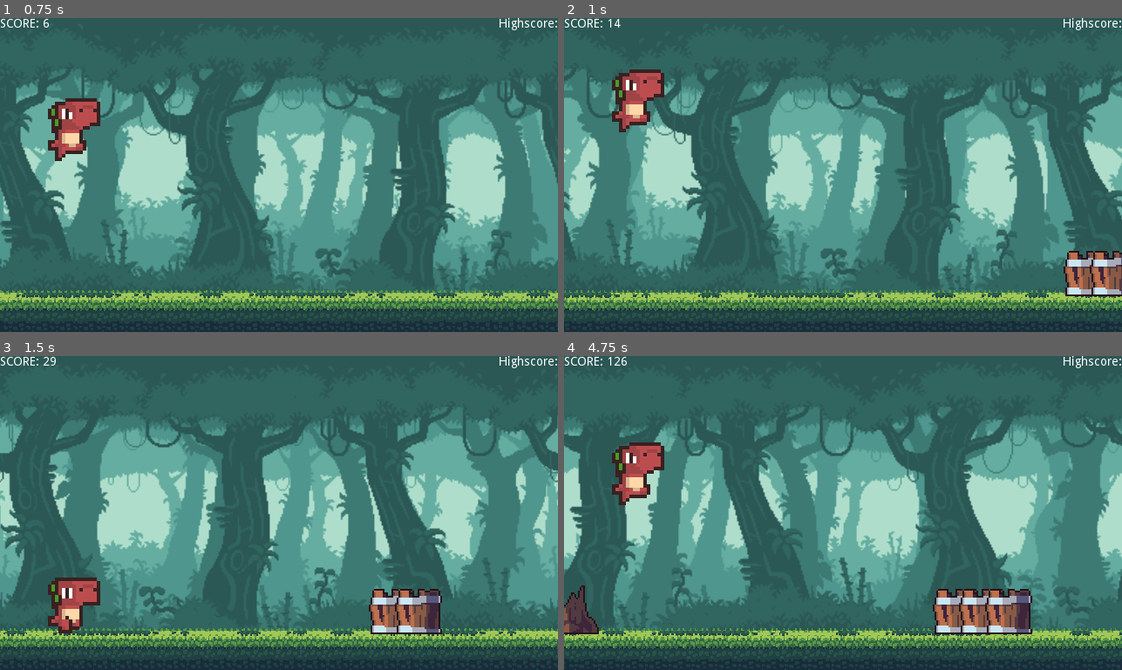
Above: before the commit, frames 1-4 (two rows, left to right).
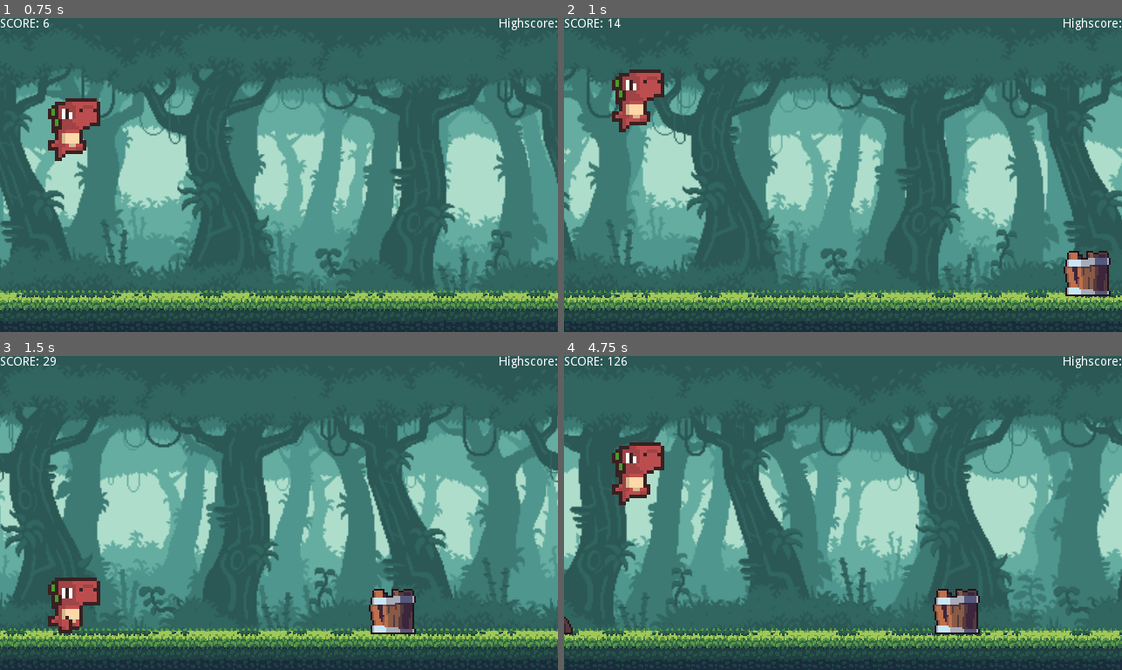
Above: after the commit, the same moments.

Repository: thepaulster/prototype
Game: Godot game, scene res://Scenes/Main.tscn
Same seed, same stepped clock (60 frames per second), same inputs: the game is played once before the commit and once after it.
Inputs:
- Up to frame 1 (0.75 s): tap Space at 0.5 s
- Up to frame 2 (1 s): tap Enter (ui_accept) at 0.77 s
- Up to frame 3 (1.5 s): no input
- Up to frame 4 (4.75 s): tap Enter (ui_accept) at 1.52, 3.02, 3.77, 4.52 s; hold Down (ui_down) 2.03-2.78 s; hold Down (ui_down) from 4.28 s (still down)

Frame 1 is identical in both runs. In frame 2, 0.7% of the frame differs, in the area x 94-100%, y 74-89%; in frame 3, 1.0%; in frame 4, 2.3%, in the area x 0-84%, y 73-89%.

Commit message:
added the difficulty curve

Diff:
--- a/scripts/Main.gd
+++ b/scripts/Main.gd
@@ -55,9 +55,11 @@
 
 func _physics_process(delta):
 	if game_running:
+		#speed up and adjust difficulty
 		speed = START_SPEED + score / SPEED_MODIFIER
 		if speed > MAX_SPEED:
 			speed = MAX_SPEED
+		adjust_difficulty()
 
 		#generate obstacles
 		generate_obs()
@@ -84,7 +86,7 @@
 	if obstacles.empty() or last_obs.position.x < score + rand_range(100, 300):
 		var obs_type = obstacle_types[randi() % obstacle_types.size()]
 		var obs
-		var max_obs = 3
+		var max_obs = difficulty + 1
 		for i in range(randi() % max_obs + 1):
 			obs = obs_type.instance()
 			var obs_height = obs.get_node("Sprite").texture.get_height()
@@ -105,3 +107,5 @@
 
 func adjust_difficulty():
 	difficulty = score / SPEED_MODIFIER
+	if difficulty > MAX_DIFFICULTY:
+		difficulty = MAX_DIFFICULTY
